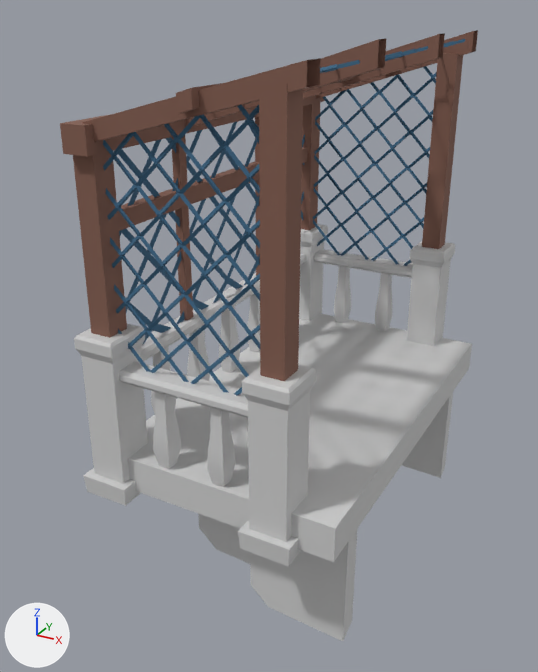
A saved change to the FBX model Assets/Imported Assets/Polylised - Medieval Desert City/Models/Civilian_Buildings/balcony_1.FBX.
Before and after are seen from a camera (50 mm lens) standing at (2.59, -5.44, 2.3) and looking at (-0.25, -0.28, -0.28). Arrows for +X, +Y and +Z are at lower left; the lights stay in place. The first picture is the older version. Objects named as collision shapes, trigger or cutter boxes, shadow casters or lower levels of detail are left out. Where no turn or scale is listed for an object, it has been applied to the vertices. Vertices at exactly the same position are counted once.

Names of what the first picture shows: 'balcony_1'.
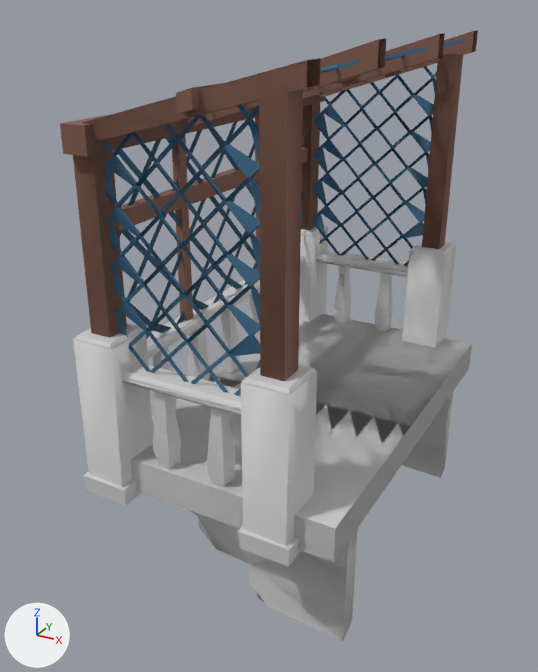
Where the newer file only moved an object's origin or applied its transform, the numbers keep the older frame.

The change, as a diff of the scene's bpy script:
```diff
--- a/Assets/Imported Assets/Polylised - Medieval Desert City/Models/Civilian_Buildings/balcony_1.FBX.py
+++ b/Assets/Imported Assets/Polylised - Medieval Desert City/Models/Civilian_Buildings/balcony_1.FBX.py
@@ me_mesh @@
 # used by ob_balcony_1; location = (0.0, 0.0, 0.0)
-me_mesh.from_pydata(...)  # 2013 vertices, 3552 faces; spans x -1.05..1.05, y -1.84..1.84, z -2.12..2.12
+me_mesh.from_pydata(...)  # 1972 vertices, 3552 faces; spans x -1.05..1.05, y -1.84..1.84, z -2.12..2.12
+# me_mesh part 1
+# 29 vertices are removed from x -0.85..-0.59, y -1.4..1.6, z -0.03..0.43
+# 128 faces are deleted
+# 128 new faces join them, mat_metal_0 (blue #386382)
+# me_mesh part 2
+# 12 vertices are removed from x -0.85..-0.83, y -1.12..1.14, z 1.14..1.29
+# 54 faces are deleted
+# 54 new faces join them, mat_metal_0 (blue #386382)
 me_mesh.materials.append(mat_wall_1)
@@ me_mesh_032 @@
+me_mesh_032.from_pydata(...)  # 1190 vertices, 1996 faces; spans x -1.04..1.05, y -1.83..1.83, z -2.12..2.12
+# faces by material slot: [260, 1642, 94]
+me_mesh_032.materials.append(mat_wall_1)  # light grey #cfcfcf
+me_mesh_032.materials.append(mat_metal_0)  # blue #386382
+me_mesh_032.materials.append(mat_wood_0)  # brown #835d4f
@@ ob_balcony_1_lod1 @@
+ob_balcony_1_lod1 = bpy.data.objects.new('balcony_1_LOD1', me_mesh_032)
+ob_balcony_1_lod1.location = (0.0, 0.0, 0.0)
```

Pixel boxes [x1, y1, x2, y2] of what changed, in the pictures (538 x 672 px; the box of a moved part takes in the faces that stretch with it):
'balcony_1_LOD1', added
    after: [60, 30, 478, 641]
    faces in mat_wall_1 (light grey #cfcfcf): [73, 228, 472, 641]
    faces in mat_wood_0 (brown #835d4f): [60, 30, 478, 381]
    faces in mat_metal_0 (blue #386382): [105, 69, 436, 395]
part 1 of me_mesh, moved or reshaped
    before: [126, 191, 341, 330]
    after: [128, 191, 341, 330]
part 2 of me_mesh, moved or reshaped
    before: [118, 119, 259, 179]
    after: [118, 122, 251, 179]
